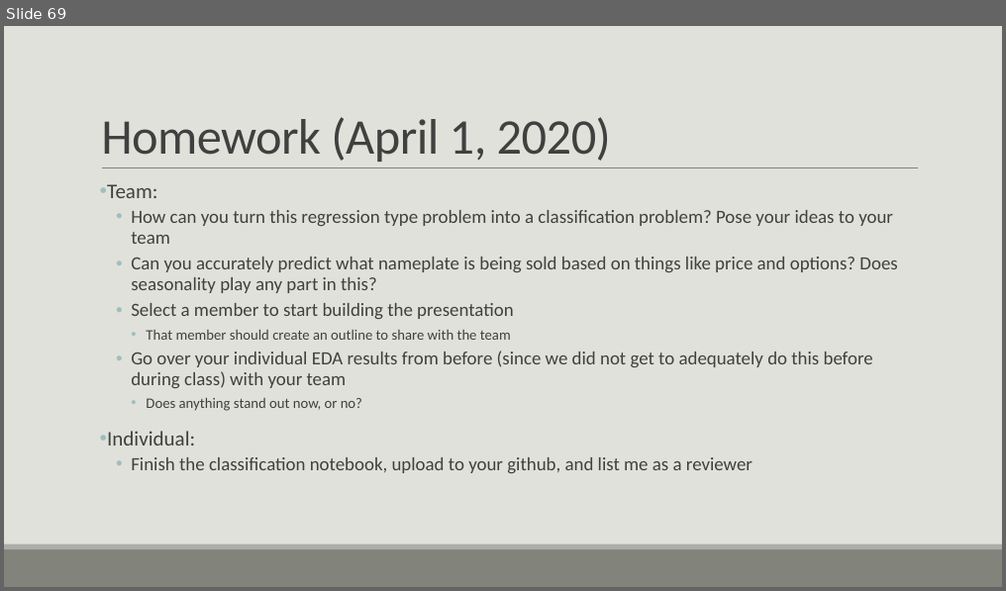
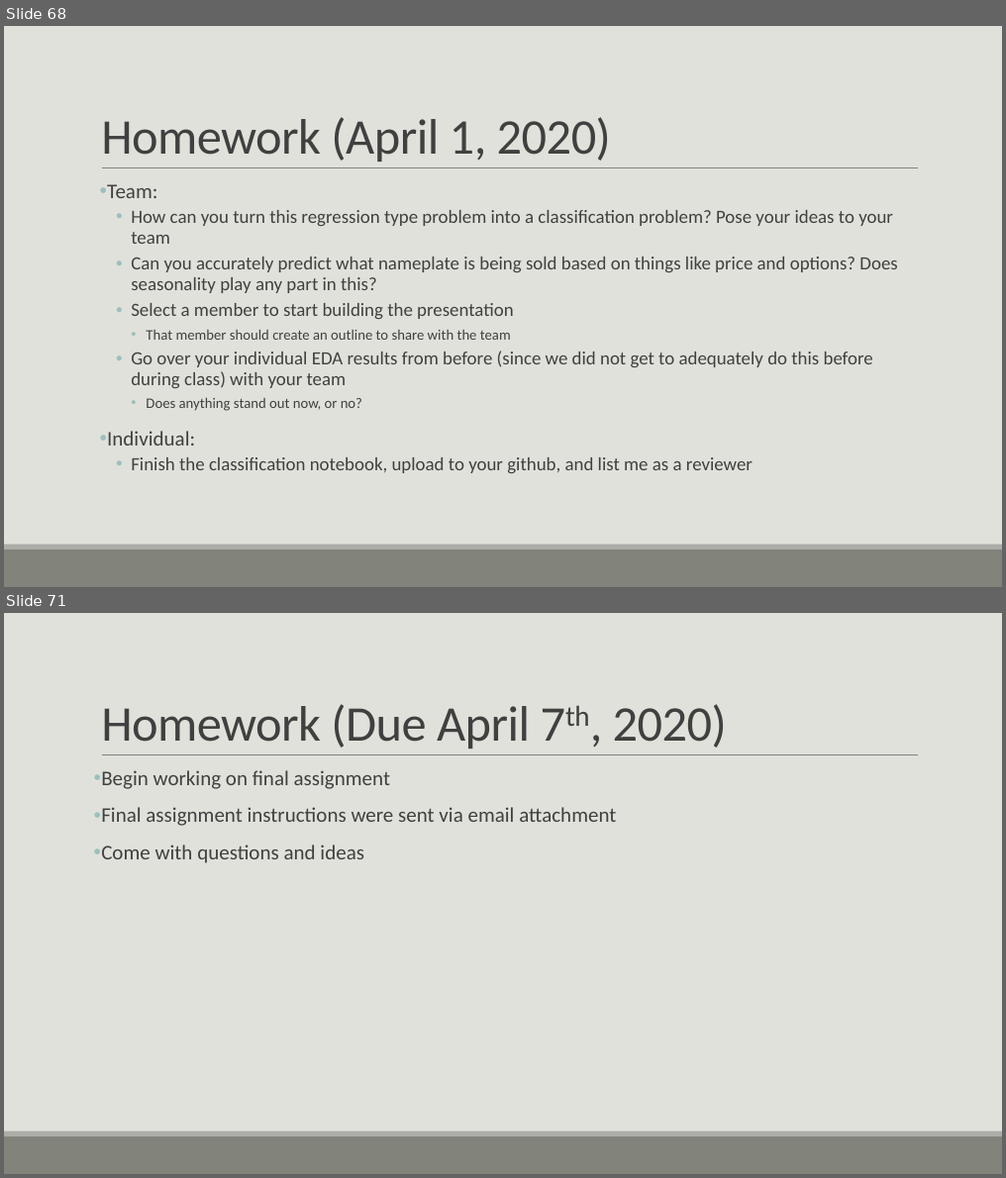
Before and after one commit to casey-whorton-waynestate/public-course-content, a slide deck: Wayne State Course.pptx. Shown one above the other, each under a label of ours: slide 69 before the commit, slides 68 and 71 after it; the slides between them are not shown. The pictures are 1006x591 and 1006x1178 pixels, drawn with LibreOffice and Linux fonts; fonts in the diff are those of the drawing. Boxes give left, top, right and bottom in pixels: in the first picture for what was removed or moved away, otherwise in the second. Text is boxed around its words. In the diff, an @@ line names an element or a change of style, - is before the commit and + after.

```diff
--- a/Wayne State Course.pptx
+++ b/Wayne State Course.pptx
@@ slide 71 added at <box>4,613,1002,1174</box>, background #E1E1DB; not listed: 3 template elements that a slide beside it also shows @@
@@ title added at <box>101,704,727,749</box>, 48 pt, text #404040 @@
+Homework (Due April 7th, 2020)
@@ text added at <box>101,770,616,863</box>, 20 pt, text #404040 @@
+• Begin working on final assignment
+• Final assignment instructions were sent via email attachment
+• Come with questions and ideas
@@ what was slide 69 is now slide 68 @@
```
Also in this commit, not shown: 5 slides changed, 2 other slides added, 5 slides removed.
